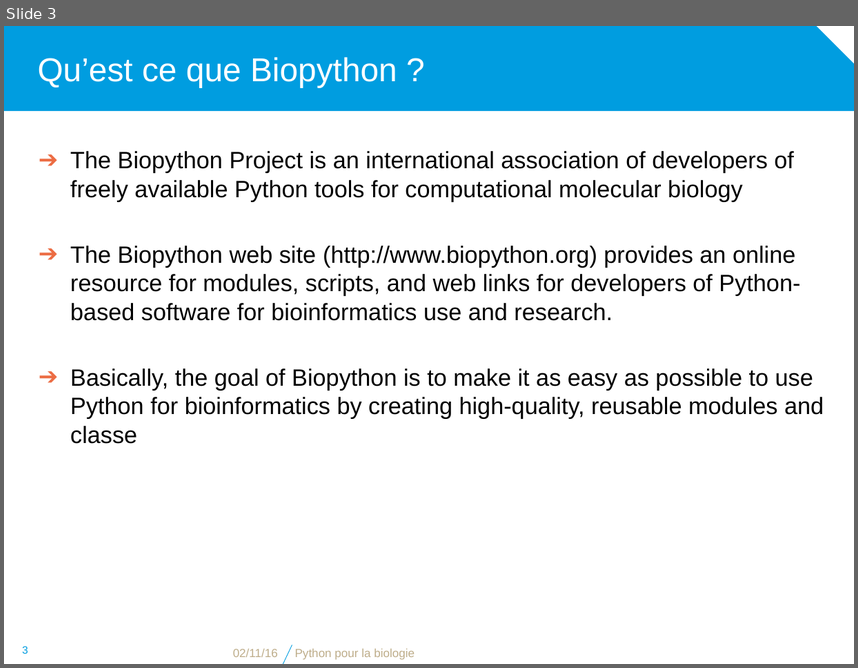
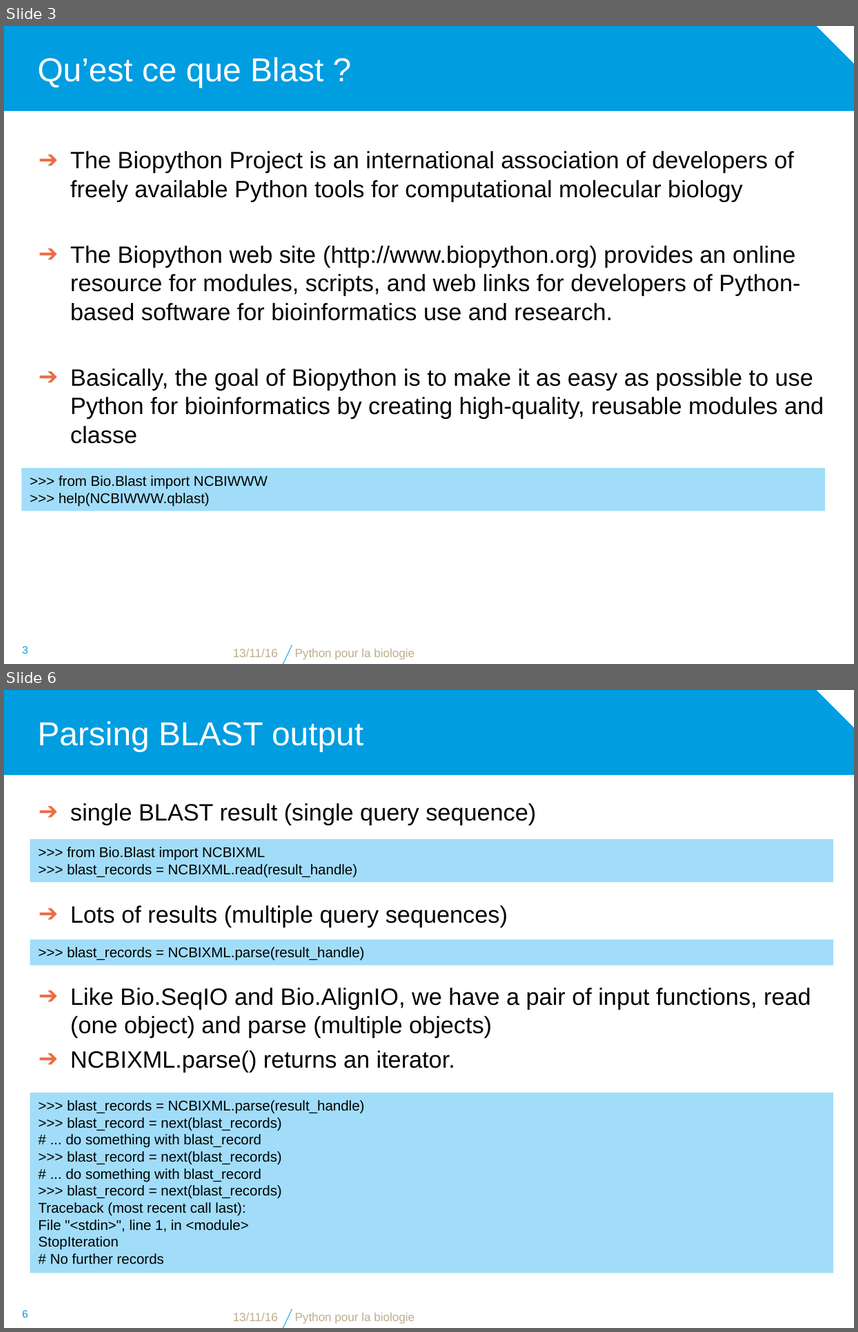
Before and after one commit to bdartigues/python_cnrs_formation, a slide deck: slides/python_biopython_Blast.pptx. Shown one above the other, each under a label of ours: slide 3 before the commit, slides 3 and 6 after it; the slides between them are not shown. The pictures are 858x668 and 858x1332 pixels, drawn with LibreOffice and Linux fonts; fonts in the diff are those of the drawing; background and template pictures are left out. Boxes give left, top, right and bottom in pixels: in the first picture for what was removed or moved away, otherwise in the second. Text is boxed around its words. In the diff, an @@ line names an element or a change of style, - is before the commit and + after.

```diff
--- a/slides/python_biopython_Blast.pptx
+++ b/slides/python_biopython_Blast.pptx
@@ slide 6 added at (x1=4, y1=690, x2=854, y2=1328), background #FFFFFF; not listed: 2 template elements that a slide beside it also shows @@
@@ title added at (x1=38, y1=721, x2=363, y2=751), 28 pt, text #FFFFFF @@
+Parsing BLAST output
@@ text added at (x1=70, y1=803, x2=536, y2=825), 20 pt, text #000000 @@
+➔ single BLAST result (single query sequence)
@@ rectangle added at (x1=30, y1=839, x2=833, y2=881), fill #A1DDF9, 12 pt, text #000000 @@
+>>> from Bio.Blast import NCBIXML
+>>> blast_records = NCBIXML.read(result_handle)
@@ text added at (x1=70, y1=905, x2=508, y2=927), 20 pt, text #000000 @@
+➔ Lots of results (multiple query sequences)
@@ rectangle added at (x1=30, y1=939, x2=833, y2=965), fill #A1DDF9, 12 pt, text #000000 @@
+>>> blast_records = NCBIXML.parse(result_handle)
@@ text added at (x1=70, y1=987, x2=811, y2=1037), 20 pt, text #000000 @@
+➔ Like Bio.SeqIO and Bio.AlignIO, we have a pair of input functions, read (one object) and parse (multiple objects)
@@ text added at (x1=70, y1=1050, x2=455, y2=1072), 20 pt, text #000000 @@
+➔ NCBIXML.parse() returns an iterator.
@@ rectangle added at (x1=30, y1=1092, x2=833, y2=1272), fill #A1DDF9, 12 pt, text #000000 @@
+>>> blast_records = NCBIXML.parse(result_handle)
+>>> blast_record = next(blast_records)
+# ... do something with blast_record
+>>> blast_record = next(blast_records)
+# ... do something with blast_record
+>>> blast_record = next(blast_records)
+Traceback (most recent call last):
+File "<stdin>", line 1, in <module>
+StopIteration
+# No further records
@@ page number added at (x1=22, y1=1310, x2=28, y2=1317), 9 pt, text #009DE0 @@
+6
@@ text added at (x1=233, y1=1312, x2=278, y2=1321), 10 pt, text #BEAD8A @@
+13/11/16
@@ text added at (x1=295, y1=1312, x2=415, y2=1323), 10 pt, text #BEAD8A @@
+Python pour la biologie
@@ slide 3 changed as well @@
@@ title at (x1=38, y1=57, x2=323, y2=87): text changed @@
-Qu’est ce que Biopython ?
+Qu’est ce que Blast ?
@@ rectangle added at (x1=22, y1=468, x2=825, y2=510), fill #A1DDF9, 12 pt, text #000000 @@
+>>> from Bio.Blast import NCBIWWW
+>>> help(NCBIWWW.qblast)
@@ text at (x1=233, y1=648, x2=278, y2=657): text changed @@
-02/11/16
+13/11/16
```
Also in this commit, not shown: 2 other slides changed, 4 other slides added, 29 slides removed, 4 other files.
